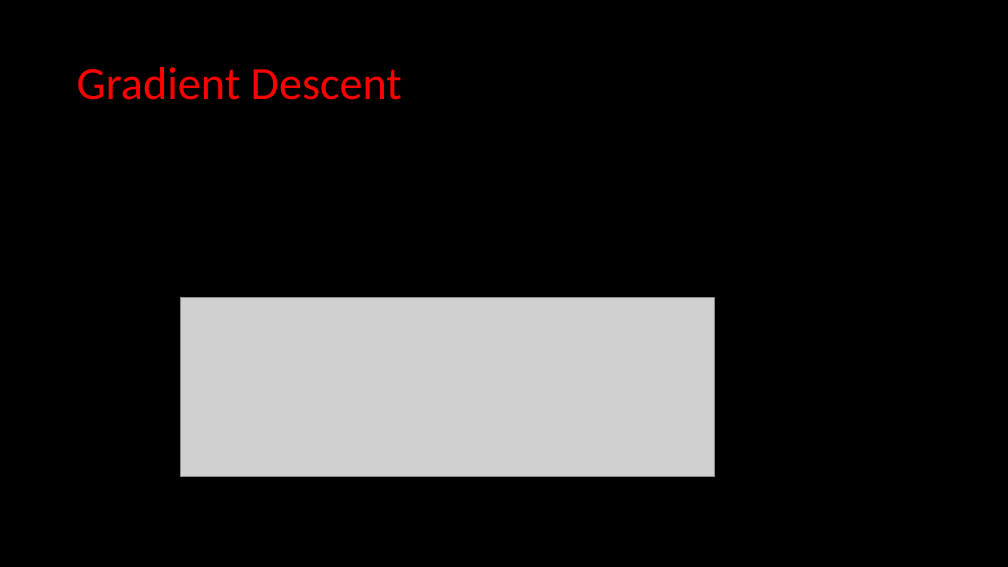
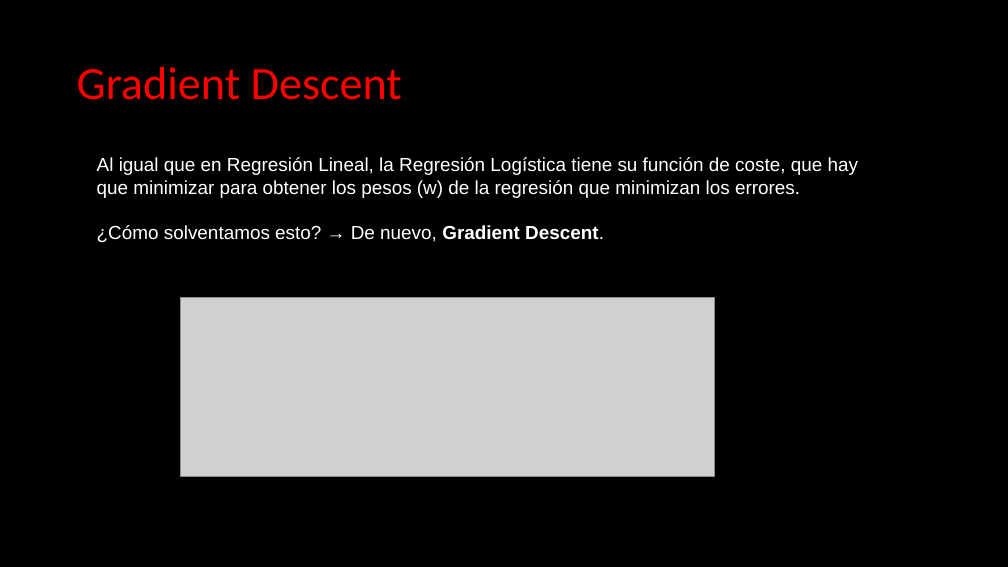
Before and after one commit to arturogzm93/arturo_the_bridge, a slide deck: slide 7 of 3-Machine Learning/1-Supervisado/3-Logistic Regression/Machine Learning - Logistic Regression.pptx. Drawn at 1008x567 pixels with LibreOffice and Linux fonts; fonts in the diff are those of the drawing; grey boxes stand for pictures. Boxes give left, top, right and bottom in pixels: in the first picture for what was removed or moved away, otherwise in the second. Text is boxed around its words. In the diff, an @@ line names an element or a change of style, - is before the commit and + after.

```diff
--- a/3-Machine Learning/1-Supervisado/3-Logistic Regression/Machine Learning - Logistic Regression.pptx
+++ b/3-Machine Learning/1-Supervisado/3-Logistic Regression/Machine Learning - Logistic Regression.pptx
@@ text added at box(97, 157, 858, 243), 18 pt, text #FFFFFF @@
+Al igual que en Regresión Lineal, la Regresión Logística tiene su función de coste, que hay que minimizar para obtener los pesos (w) de la regresión que minimizan los errores.
+¿Cómo solventamos esto? → De nuevo, Gradient Descent.
```
Also in this commit, not shown: 4 other files.
